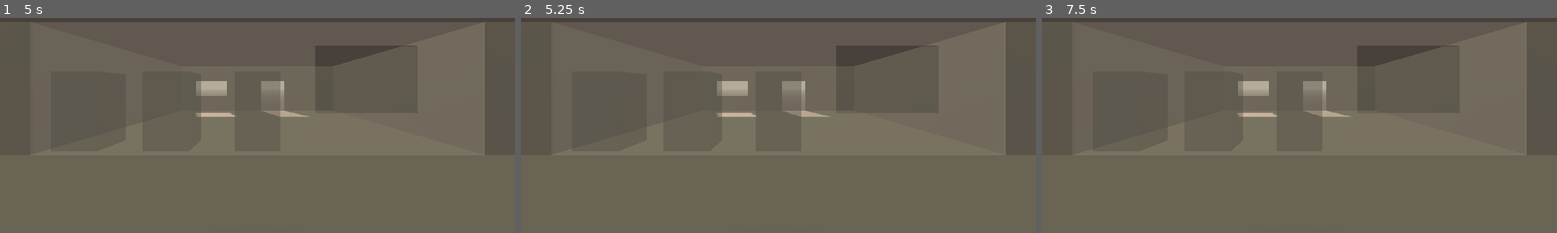
Above: before the commit, frames 1-3 (left to right).
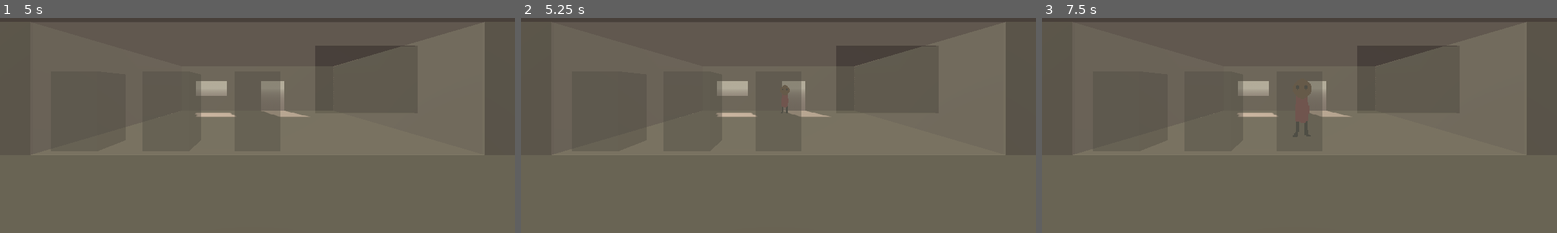
Above: after the commit, the same moments.

Repository: Sunday-Studio-Team/cafe
Game: Godot game, scene res://main.tscn
Same seed, same stepped clock (60 frames per second), same inputs: the game is played once before the commit and once after it.
Inputs:
- Up to frame 1 (5 s): tap Enter at 0.5, 2, 3.5 s; tap I every 0.75 s from 0.6 to 4.35 s; tap Space at 1.25, 2.75, 4.25 s
- Up to frame 2 (5.25 s): tap I at 5.1 s
- Up to frame 3 (7.5 s): tap I at 5.85, 6.6, 7.35 s

Frame 1 is identical in both runs. In frame 2, less than 0.1% of the frame differs, in the area x 50-53%, y 31-45%; in frame 3, 0.1%, in the area x 50-53%, y 29-45%.

Commit message:
add customers that enter and walk up to machines

Diff:
--- /dev/null
+++ b/godot/customer.gd
@@ -0,0 +1,2 @@
+class_name Customer
+extends Node
--- /dev/null
+++ b/godot/customer.tscn
@@ -0,0 +1,12 @@
+[gd_scene format=3 uid="uid://dp7t0dh80ct1r"]
+
+[ext_resource type="Script" uid="uid://cvo47hwaumo88" path="res://customer.gd" id="1_7tiyv"]
+[ext_resource type="Texture2D" uid="uid://jr4jbp7ebhok" path="res://customer.png" id="2_r8ta2"]
+
+[node name="Customer" type="Node3D" unique_id=1802589934]
+script = ExtResource("1_7tiyv")
+
+[node name="Sprite3D" type="Sprite3D" parent="." unique_id=1992884224]
+transform = Transform3D(3, 0, 0, 0, 3, 0, 0, 0, 3, 0, 0.85, 0)
+texture_filter = 0
+texture = ExtResource("2_r8ta2")
--- a/godot/events.gd
+++ b/godot/events.gd
@@ -1,3 +1,5 @@
 extends Node
 
 @warning_ignore_start("unused_signal")
+signal customer_entered
+signal customer_approached_machine(customer: Customer)
--- /dev/null
+++ b/godot/machine.gd
@@ -0,0 +1,6 @@
+class_name Machine
+extends Node3D
+
+@export var spot_for_customer: Marker3D
+
+var occupied := false
--- a/godot/machine.tscn
+++ b/godot/machine.tscn
@@ -1,4 +1,6 @@
 [gd_scene format=3 uid="uid://cn12vpm4btpmx"]
+
+[ext_resource type="Script" uid="uid://bb6jc82myklm3" path="res://machine.gd" id="1_6a4ke"]
 
 [sub_resource type="StandardMaterial3D" id="StandardMaterial3D_lp1hx"]
 transparency = 1
@@ -8,8 +10,13 @@
 material = SubResource("StandardMaterial3D_lp1hx")
 size = Vector3(1, 1.75, 1)
 
-[node name="Machine" type="Node3D" unique_id=1346980836]
+[node name="Machine" type="Node3D" unique_id=1346980836 node_paths=PackedStringArray("spot_for_customer")]
+script = ExtResource("1_6a4ke")
+spot_for_customer = NodePath("SpotForCustomer")
 
 [node name="MeshInstance3D" type="MeshInstance3D" parent="." unique_id=1391845402]
 transform = Transform3D(1, 0, 0, 0, 1, 0, 0, 0, 1, 0, 0.90000004, 0)
 mesh = SubResource("BoxMesh_lp1hx")
+
+[node name="SpotForCustomer" type="Marker3D" parent="." unique_id=1629603672]
+transform = Transform3D(1, 0, 0, 0, 1, 0, 0, 0, 1, 0.2, 0, -1)
--- a/godot/main.gd
+++ b/godot/main.gd
@@ -1,5 +1,31 @@
 extends Node3D
+
+@export var machines: Array[Machine]
+@export var customer_spawn_timer: Timer
+@export var customer_scene: PackedScene
+@export var spot_for_customer_entry: Marker3D
 
 
 func _ready() -> void:
 	Global.main_scene = self
+
+	customer_spawn_timer.timeout.connect(_on_customer_spawn_timer_timeout)
+
+	Events.customer_approached_machine.connect(_on_customer_approached_machine)
+
+
+func _on_customer_spawn_timer_timeout() -> void:
+	var customer = customer_scene.instantiate()
+	customer.position = spot_for_customer_entry.position
+	add_child(customer)
+	await get_tree().create_timer(randf_range(2, 4), false).timeout
+	Events.customer_approached_machine.emit(customer)
+
+
+func _on_customer_approached_machine(customer: Customer) -> void:
+	# NOTE: i think this part is buggy
+	var machine: Machine = null
+	while machine == null or machine.occupied:
+		machine = machines.pick_random()
+
+	customer.global_position = machine.spot_for_customer.global_position
--- a/godot/main.tscn
+++ b/godot/main.tscn
@@ -2,6 +2,7 @@
 
 [ext_resource type="Script" uid="uid://mncpikkcm8wd" path="res://main.gd" id="1_ig7tw"]
 [ext_resource type="PackedScene" uid="uid://cn12vpm4btpmx" path="res://machine.tscn" id="2_0xm2m"]
+[ext_resource type="PackedScene" uid="uid://dp7t0dh80ct1r" path="res://customer.tscn" id="3_h2yge"]
 
 [sub_resource type="ProceduralSkyMaterial" id="ProceduralSkyMaterial_ig7tw"]
 sky_top_color = Color(0.7058824, 0.67058825, 0.56078434, 1)
@@ -20,8 +21,12 @@
 transparency = 1
 albedo_color = Color(1, 1, 1, 0.29411766)
 
-[node name="Main" type="Node3D" unique_id=1806237155]
+[node name="Main" type="Node3D" unique_id=1806237155 node_paths=PackedStringArray("machines", "customer_spawn_timer", "spot_for_customer_entry")]
 script = ExtResource("1_ig7tw")
+machines = [NodePath("Machines/Machine"), NodePath("Machines/Machine2"), NodePath("Machines/Machine3")]
+customer_spawn_timer = NodePath("CustomerSpawnTimer")
+customer_scene = ExtResource("3_h2yge")
+spot_for_customer_entry = NodePath("CustomerEntrySpot")
 
 [node name="Camera3D" type="Camera3D" parent="." unique_id=1821948512]
 transform = Transform3D(1, 0, 0, 0, 1, 0, 0, 0, 1, 0, 1.5, 9)
@@ -88,6 +93,9 @@
 size = Vector3(9.9, 2.9, 0.1)
 material = SubResource("StandardMaterial3D_ig7tw")
 
+[node name="CustomerEntrySpot" type="Marker3D" parent="." unique_id=2097310311]
+transform = Transform3D(1, 0, 0, 0, 1, 0, 0, 0, 1, 0.5, 0, -3)
+
 [node name="Machines" type="Node3D" parent="." unique_id=407734909]
 
 [node name="Machine" parent="Machines" unique_id=1346980836 instance=ExtResource("2_0xm2m")]
@@ -98,3 +106,7 @@
 
 [node name="Machine3" parent="Machines" unique_id=1696794453 instance=ExtResource("2_0xm2m")]
 transform = Transform3D(1, 0, 0, 0, 1, 0, 0, 0, 1, 0, 0.1, 4)
+
+[node name="CustomerSpawnTimer" type="Timer" parent="." unique_id=785760779]
+wait_time = 5.0
+autostart = true
Not shown, added: godot/customer.gd.uid
Binary file added: godot/customer.png
Not shown, added: godot/customer.png.import
Not shown, added: godot/machine.gd.uid
